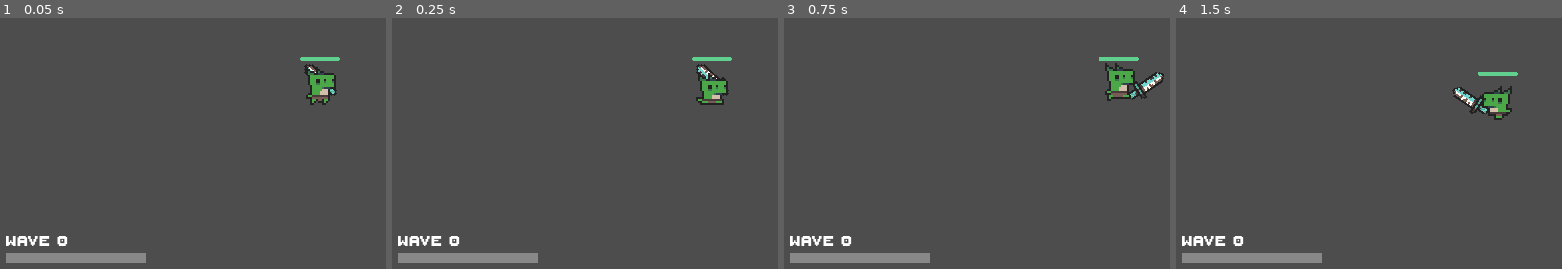
Above: before the commit, frames 1-4 (left to right).
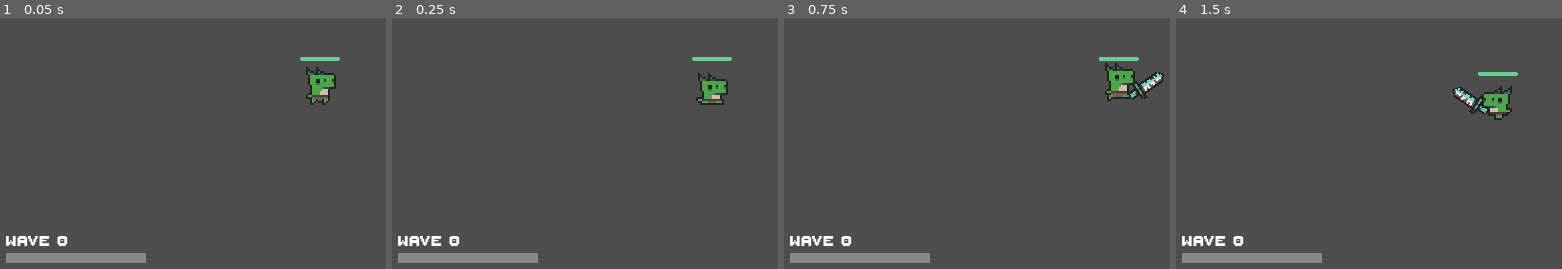
Above: after the commit, the same moments.

Repository: CyrusVillaruz/Turtinia-Endless
Game: Godot game, scene res://game/scenes/levels/level.tscn
The game is run twice, just before and just after one commit, with the same random seed, the same clock (stepped at 60 frames per second) and the same inputs.
Inputs (mouse positions are in pixels of both pictures, inside the frame that each line leads up to):
- Up to frame 1 (0.05 s): no input
- Up to frame 2 (0.25 s): no input
- Up to frame 3 (0.75 s): move the mouse to (outside the picture) at 0.52 s; hold D (right) from 0.53 s (still down); click (outside the picture) at 0.6 s
- Up to frame 4 (1.5 s): move the mouse to (1369, 108) at 1.27 s; release D (right) at 1.28 s; hold S (down) from 1.28 s (still down); click (1369, 108) at 1.35 s

The runs differ from the first frame. In frame 1, 0.1% of the frame differs, in the area x 78-88%, y 18-32%; in frame 2, 0.2%; in frame 3, nothing differs; in frame 4, nothing differs.

Commit message:
Adjusts sword visibility and added enemy hitflash

Diff:
--- a/game/scripts/enemy/melee_enemy.gd
+++ b/game/scripts/enemy/melee_enemy.gd
@@ -25,6 +25,10 @@
 		Events.update_xp.emit(xp_amount)
 		queue_free()
 
+	animated_sprite_2d.modulate = Color.RED
+	await get_tree().create_timer(0.1).timeout
+	animated_sprite_2d.modulate = Color.WHITE
+
 func update_animation(direction):
 	animated_sprite_2d.play("run")
 	animated_sprite_2d.flip_h = direction.x < 0
--- a/game/scripts/player/sword.gd
+++ b/game/scripts/player/sword.gd
@@ -2,6 +2,9 @@
 
 @export var damage: float = 1.0
 @onready var animation_player = $AnimationPlayer
+
+func _ready():
+	$Sprite2D.visible = false
 
 func swing_sword():
 	animation_player.play("swing")
